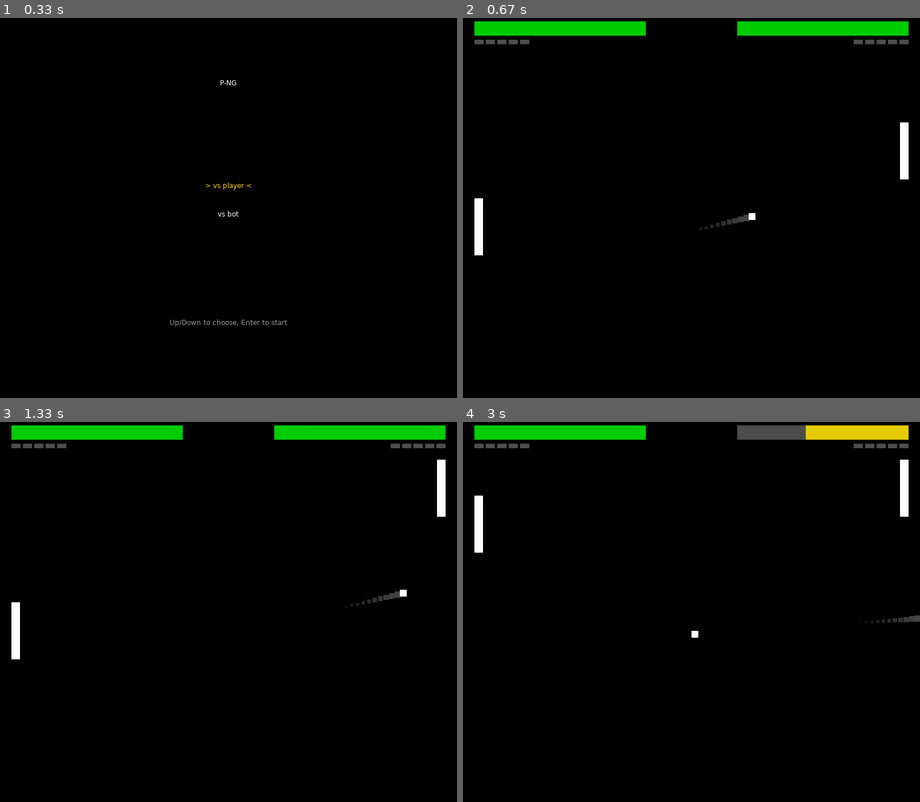
Above: before the commit, frames 1-4 (two rows, left to right).
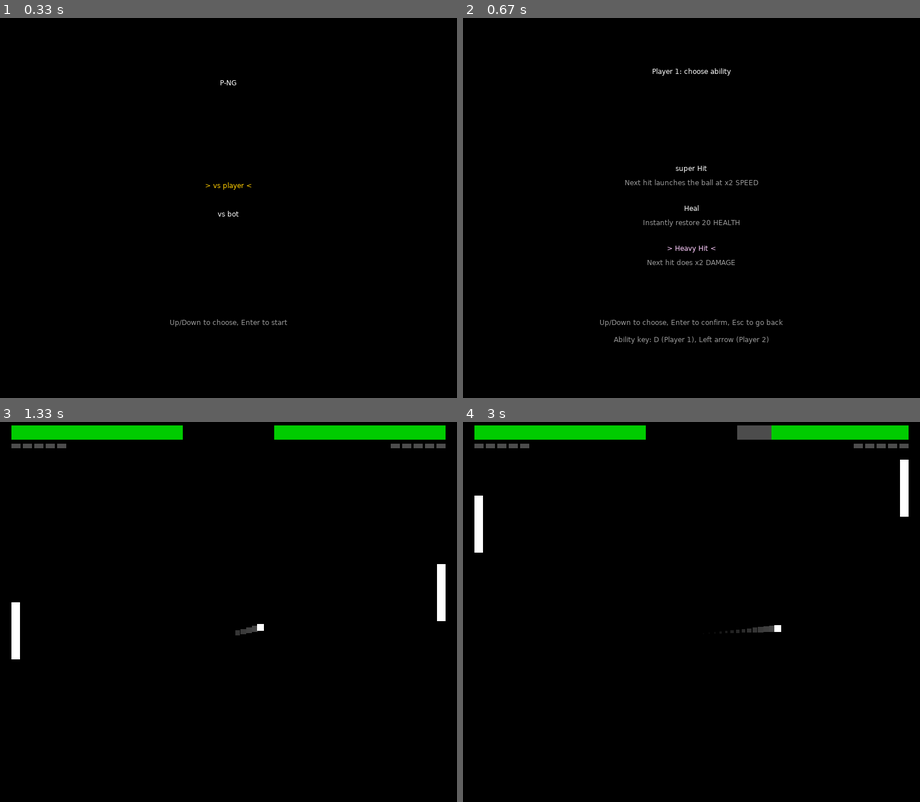
Above: after the commit, the same moments.

Repository: DWA146/TeraWeek3
Game: LÖVE game, started from main.lua
Two runs of this game, one before a commit and one after it. Both use one fixed random seed, a clock stepped at 60 frames per second and the inputs below.
Inputs:
- Up to frame 1 (0.33 s): no input
- Up to frame 2 (0.67 s): hold Enter from 0.33 s (still down); hold Up from 0.33 s (still down)
- Up to frame 3 (1.33 s): release Enter at 0.8 s; release Up at 0.8 s; tap Enter at 0.83 s; hold Enter from 1.17 s (still down); hold Up from 1.17 s (still down)
- Up to frame 4 (3 s): release Enter at 1.63 s; release Up at 1.63 s; hold D 1.67-2.13 s; hold Up 1.67-2.13 s; hold Up 2.17-2.63 s; hold W 2.17-2.63 s; hold Left from 2.67 s (still down)

Frame 1 is identical in both runs. In frame 2, 4.7% of the frame differs, in the area x 2-98%, y 0-86%; in frame 3, 0.8%; in frame 4, 1.4%.

Commit message:
Ultimate selection

Diff:
--- a/main.lua
+++ b/main.lua
@@ -27,6 +27,16 @@
     dmg = 20
     gameOver = false
     winner = ""
+    abilities = {"super","heal", "double"}
+    abilityInfo = {
+        super  = {name = "super Hit", desc = "Next hit launches the ball at x2 SPEED"},
+        heal   = {name = "Heal", desc = "Instantly restore 20 HEALTH"},
+        double = {name = "Heavy Hit", desc = "Next hit does x2 DAMAGE"},
+    }
+    p1.ability = "super"
+    p2.ability = "super"
+    selectIdx = 1
+    selectPlayer = 1
 
     resetBall()
 end
@@ -43,6 +53,19 @@
     }
 
 end
+function activateAbility(p)
+    if p.hits < hitsNeeded then return end
+    if p.ability == "heal" then
+        p.health = math.min(maxHealth, p.health + 20)
+        p.hits = 0
+    else
+        p.armed = true
+    end
+end
+
+
+
+
 
 function love.keypressed(key)
     if state == "menu" then
@@ -50,10 +73,50 @@
             menuChoice = (menuChoice == 1) and 2 or 1
         elseif key == "return" then
             mode = (menuChoice == 1) and "pvp" or "bot"
-            state = "playing"
+            state = "select"
+            selectPlayer = 1
+            selectIdx = 1
         end
         return
     end
+
+    if state == "select" then
+            if key == "up" then
+                selectIdx = selectIdx - 1
+                if selectIdx < 1 then
+                    selectIdx = #abilities
+                end
+
+            elseif key == "down" then
+                selectIdx = selectIdx + 1
+                if selectIdx > #abilities then
+                    selectIdx = 1
+                end
+
+            elseif key == "return" then
+                local p = (selectPlayer == 1) and p1 or p2
+                p.ability = abilities[selectIdx]
+                if selectPlayer == 1 and mode == "pvp" then
+                    selectPlayer = 2
+                    selectIdx = 1
+                else
+                    if mode == "bot" then
+                        p2.ability = abilities[love.math.random(#abilities)]
+
+                    end
+                    state = "playing"
+
+                end
+
+            elseif key == "escape" then
+                state = "menu"
+            end
+            return
+
+        end
+
+
+
     if key == "escape" then
         state = "menu"
         p1.health = maxHealth
@@ -66,12 +129,12 @@
         return
     end
 
-    if key == "d" and p1.hits >= hitsNeeded then -- super shot | you gotta have 5+ bounces already to use then press d on ur keyboard
-        p1.armed = true
-    end
-
-    if key == "left" and mode == "pvp" and p2.hits >= hitsNeeded then
-        p2.armed = true
+    if key == "d" then -- super shot | you gotta have 5+ bounces already to use then press d on ur keyboard
+        activateAbility(p1)
+    end
+
+    if key == "left" and mode == "pvp"then
+        activateAbility(p2)
     end
 
 
@@ -89,7 +152,7 @@
 
 function love.update(dt)
     -- game overness
-    if state == "menu" or gameOver then return end
+    if state ~= "playing" or gameOver then return end
 
     --player 1
     if love.keyboard.isDown("w") then
@@ -113,9 +176,7 @@
     else
         -- bot
         local target = ball.y + ball.size/2 - paddleH/2
-        if p2.hits >= hitsNeeded then
-            p2.armed = true
-        end
+        activateAbility(p2)
 
         if p2.y < target - 10 then
             p2.y = p2.y + botSpeed * dt
@@ -168,13 +229,13 @@
 
     -- health
     if ball.x < 0 then
-        p1.health = p1.health - dmg
+        p1.health = p1.health - (ball.double and dmg * 2 or dmg)
         resetBall()
 
     end
 
     if ball.x > W then
-        p2.health = p2.health - dmg
+        p2.health = p2.health - (ball.double and dmg * 2 or dmg)
         resetBall()
 
     end
@@ -202,13 +263,22 @@
     ball.dy = hitPos * 5 * speedFactor
 
     if p.armed then
-        ball.dx = ball.dx * superMult
-        ball.dy = ball.dy * superMult
-        ball.super = true
+        ball.double = false
+        if p.ability == "super" then
+            ball.dx = ball.dx * superMult
+            ball.dy = ball.dy * superMult
+            ball.super = true
+        elseif p.ability == "double" then
+            ball.dx = ball.dx * 1.5
+            ball.dy = ball.dy * 1.5
+            ball.double = true
+            ball.super = true
+        end
         p.armed = false
         p.hits = 0
     else
         ball.super = false
+        ball.double = false
         p.hits = math.min(hitsNeeded, p.hits + 1)
     end
 
@@ -250,6 +320,32 @@
         love.graphics.setColor(1, 1, 1)
         return
     end
+
+    if state == "select" then
+        love.graphics.setColor(1, 1, 1)
+        love.graphics.printf("Player " .. selectPlayer .. ": choose ability", 0, 100, W, "center")
+
+        for i, key in ipairs(abilities) do
+            local info = abilityInfo[key]
+            local label = info.name
+            if i == selectIdx then
+                love.graphics.setColor(1, 0.8, 1)
+                label = "> " .. label .. " <"
+            else
+                love.graphics.setColor(1, 1, 1)
+            end
+            love.graphics.printf(label, 0, 200 + i * 70, W, "center")
+            love.graphics.setColor(0.6, 0.6 ,0.6)
+            love.graphics.printf(info.desc, 0, 225 + i * 70, W, "center")
+        end
+        love.graphics.setColor(0.6, 0.6, 0.6)
+        love.graphics.printf("Up/Down to choose, Enter to confirm, Esc to go back", 0, H - 60, W, "center")
+        love.graphics.printf("Ability key: D (Player 1), Left arrow (Player 2)", 0, H - 30, W, "center")
+        love.graphics.setColor(1, 1, 1)
+        return
+    end
+
+
 
     -- paddies
 
Not shown, added: p_ng.love
Not shown, removed: pong.love
